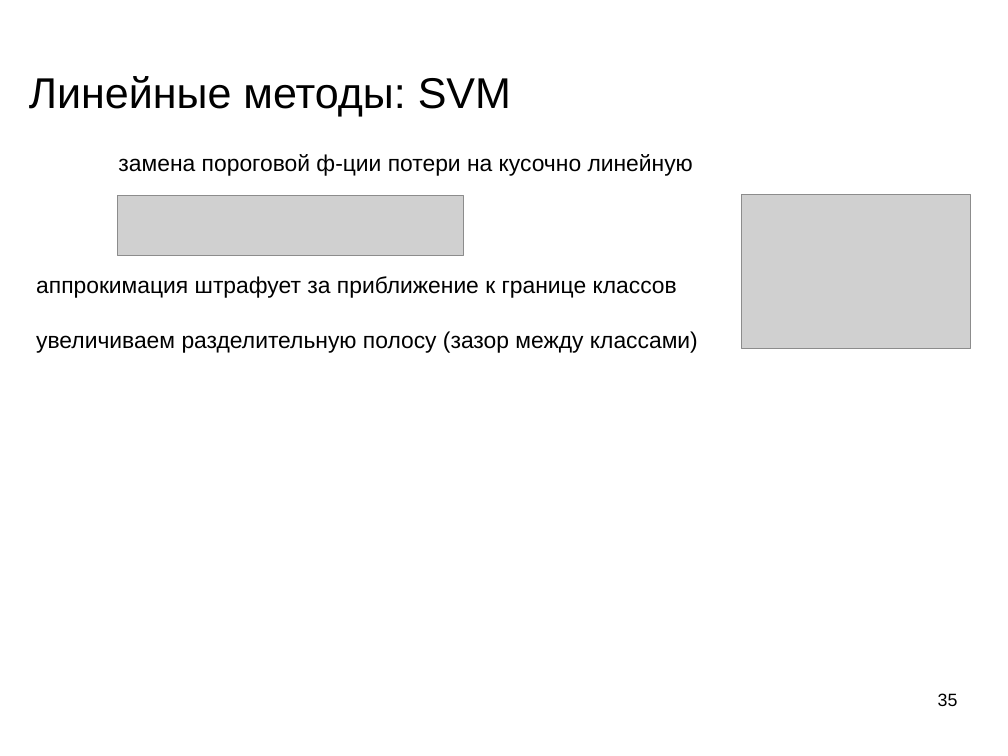
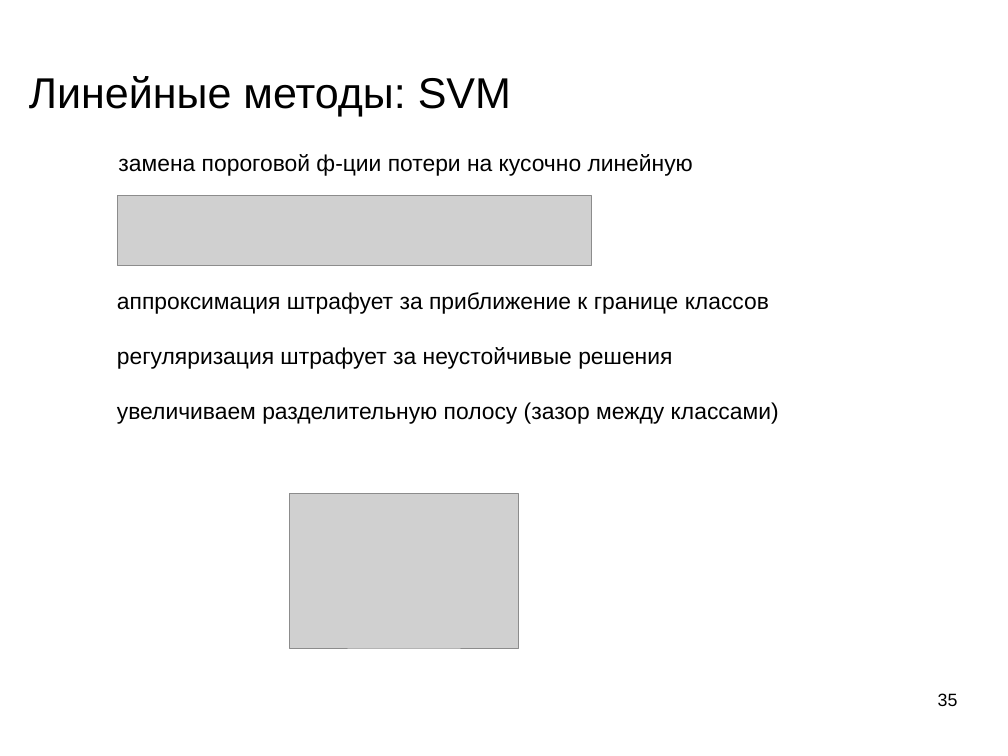
Before and after one commit to mechanoid5/ml_lectorium_legacy, a slide deck: slide 35 of 09-linear.odp. Drawn at 1008x756 pixels with LibreOffice and Linux fonts; fonts in the diff are those of the drawing; grey boxes stand for pictures; background and template pictures are left out. Boxes give left, top, right and bottom in pixels: in the first picture for what was removed or moved away, otherwise in the second. Text is boxed around its words. In the diff, an @@ line names an element or a change of style, - is before the commit and + after.

```diff
--- a/09-linear.odp
+++ b/09-linear.odp
@@ picture: place and size @@
-picture at (117, 196, 463, 255)
+picture at (117, 196, 591, 265)
@@ text "аппрокcимация штрафует за приближение к ...": place and size @@
-text "аппрокcимация штрафует за приближение к ..." at (36, 276, 698, 353)
+text "аппрокcимация штрафует за приближение к ..." at (117, 292, 779, 424)
@@ text at (117, 292, 769, 369): text changed @@
-аппрокимация штрафует за приближение к границе классов
+аппрокcимация штрафует за приближение к границе классов
+регуляризация штрафует за неустойчивые решения
@@ picture: place and size @@
-picture at (742, 195, 970, 349)
+picture at (290, 494, 519, 649)
```
Also in this commit, not shown: 1 other slide changed, 8 slides added.
